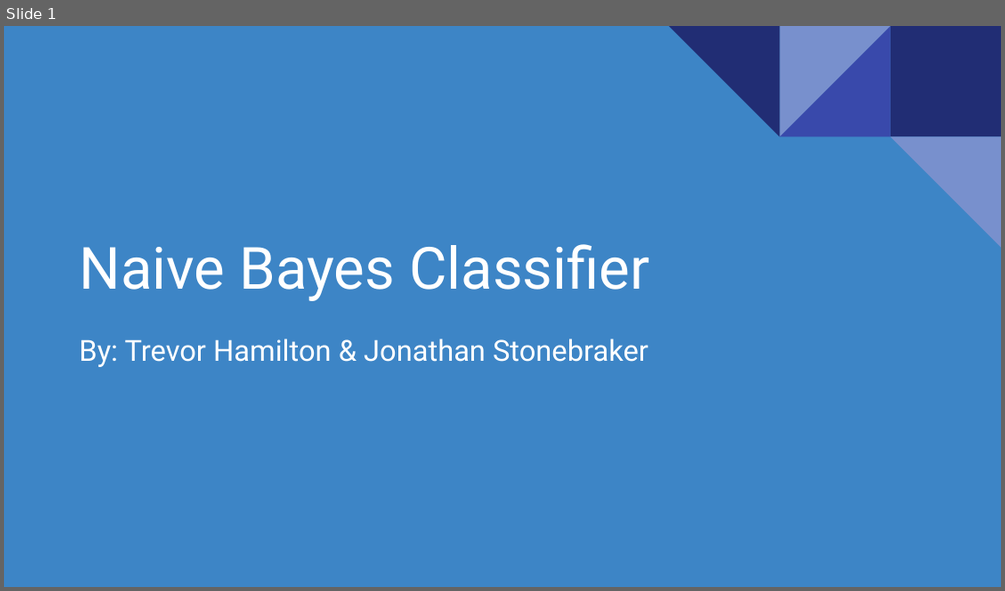
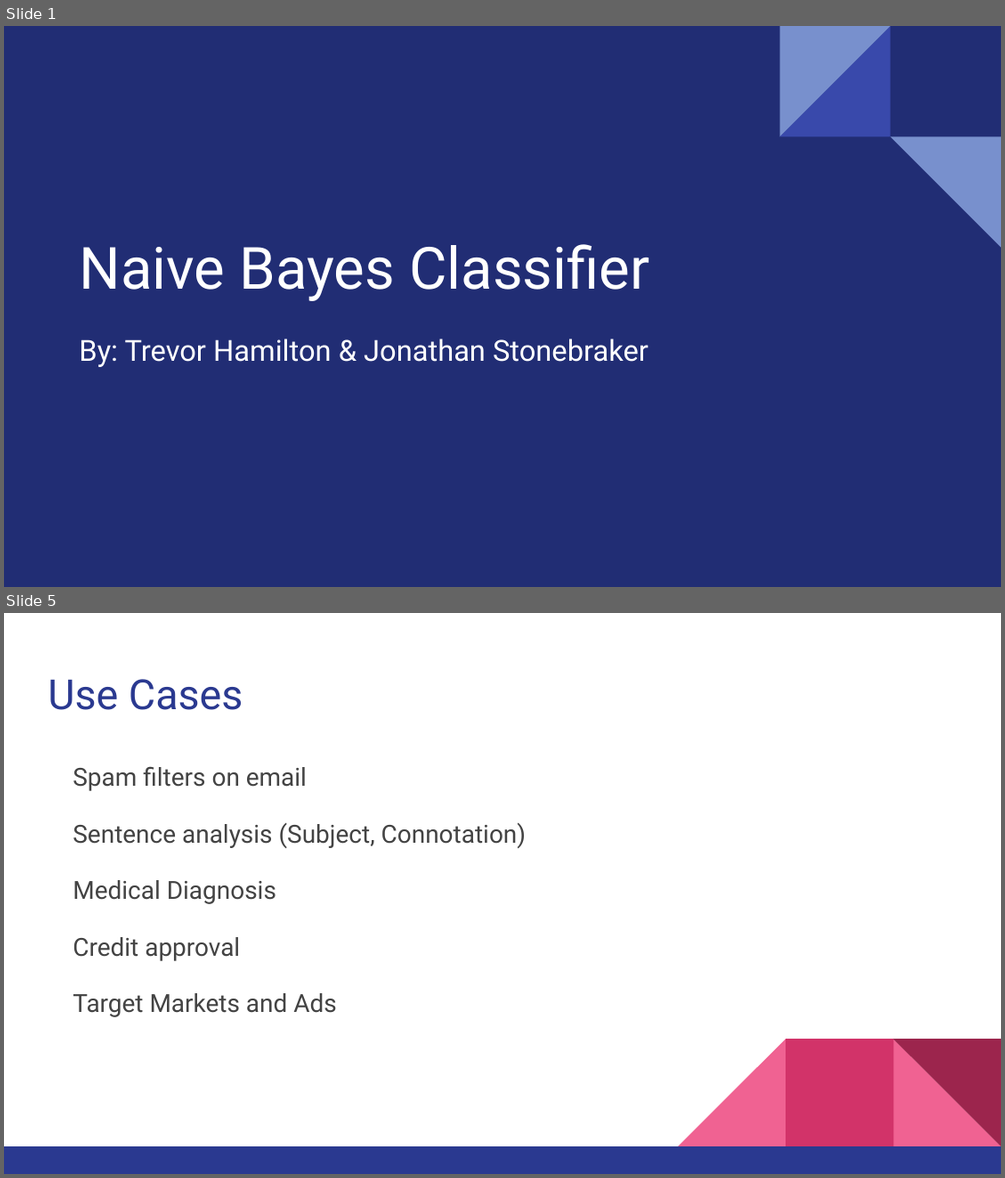
Before and after one commit to hamiltontj/NaiveBayes, a slide deck: doc/Presentation.pptx. Shown one above the other, each under a label of ours: slide 1 before the commit, slides 1 and 5 after it; the slides between them are not shown. The pictures are 1005x591 and 1005x1178 pixels, drawn with LibreOffice and Linux fonts; fonts in the diff are those of the drawing. Boxes give left, top, right and bottom in pixels: in the first picture for what was removed or moved away, otherwise in the second. Text is boxed around its words. In the diff, an @@ line names an element or a change of style, - is before the commit and + after.

```diff
--- a/doc/Presentation.pptx
+++ b/doc/Presentation.pptx
@@ slide 5 added at [4, 613, 1001, 1174], background #FFFFFF @@
@@ title added at [48, 679, 243, 710], 30 pt, text #2A3990 @@
+Use Cases
@@ text added at [73, 766, 526, 1017], 18 pt, text #434343 @@
+Spam filters on email
+Sentence analysis (Subject, Connotation)
+Medical Diagnosis
+Credit approval
+Target Markets and Ads
@@ group added at [4, 1038, 1001, 1174]: 3 right triangles, 2 rectangles @@
@@ slide 1 changed as well @@
@@ background #3D85C6 to #212D74 @@
@@ rectangle removed at [890, 26, 1001, 136] @@
```
Also in this commit, not shown: 28 other slides added, 9 slides removed, 27 other files.
